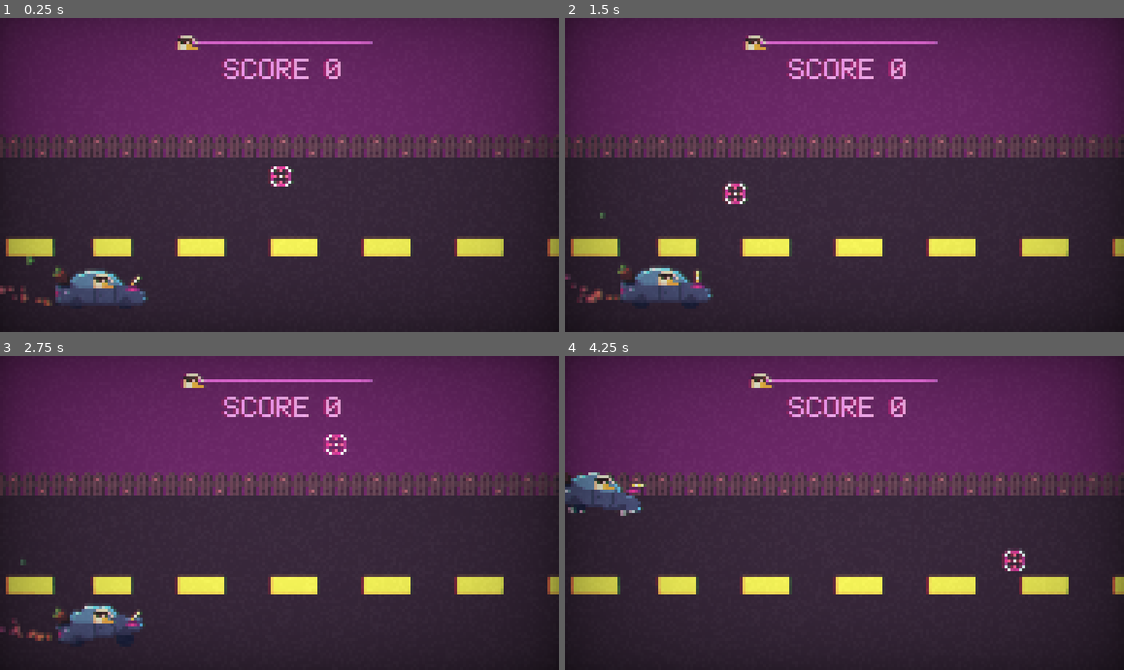
Above: before the commit, frames 1-4 (two rows, left to right).
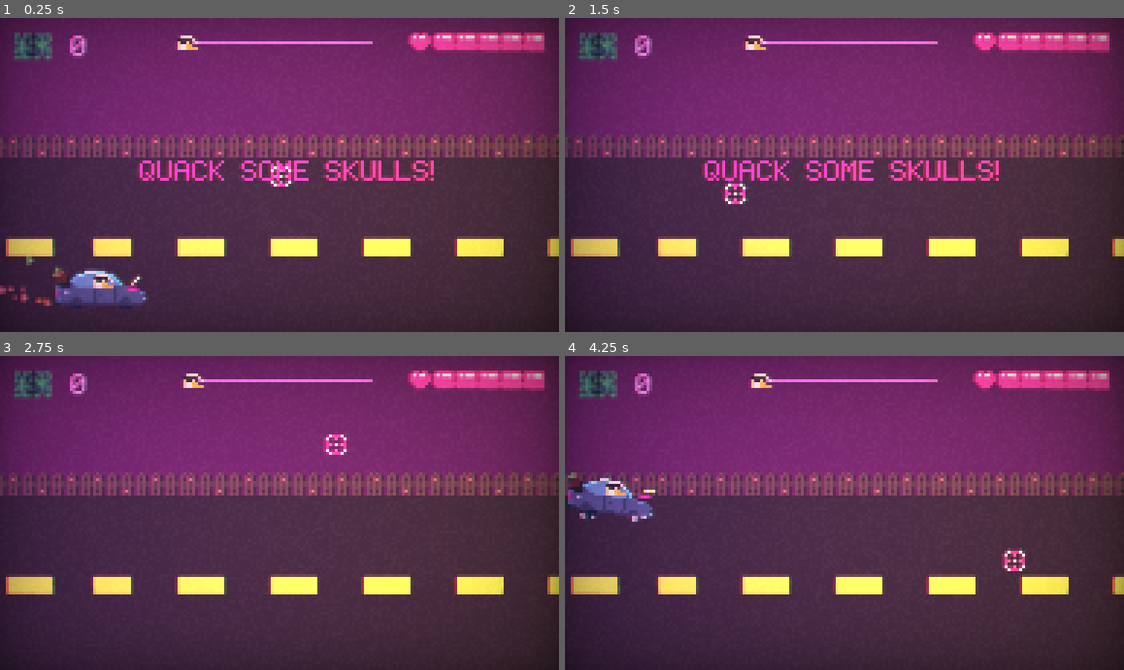
Above: after the commit, the same moments.

Repository: InitialPosition/BauhausJam2025
Game: Godot game, scene res://Scenes/INIT_SCENE.tscn
Two runs of this game, one before a commit and one after it. Both use one fixed random seed, a clock stepped at 60 frames per second and the inputs below.
Inputs (mouse positions are in pixels of both pictures, inside the frame that each line leads up to):
- Up to frame 1 (0.25 s): no input
- Up to frame 2 (1.5 s): move the mouse to (967, 159) at 0.52 s; hold Right (car_right) 0.53-1.28 s; click (967, 159) at 0.67 s; move the mouse to (732, 190) at 1.27 s; hold Down (car_down) from 1.28 s (still down)
- Up to frame 3 (2.75 s): move the mouse to (335, 443) at 2.02 s; release Down (car_down) at 2.03 s; hold Right (car_right) from 2.03 s (still down)
- Up to frame 4 (4.25 s): tap Enter at 2.75 s; move the mouse to (816, 575) at 2.77 s; release Right (car_right) at 2.78 s; hold W (car_up) 2.78-3.53 s; click (816, 575) at 2.92 s; move the mouse to (1012, 560) at 3.52 s; hold Left (car_left) from 3.53 s (still down)

The runs differ from the first frame. In frame 1, 13% of the frame differs, in the area x 0-100%, y 4-92%; in frame 2, 14%, in the area x 0-100%, y 4-93%; in frame 3, 12%; in frame 4, 12%.

Commit message:
Fix several objects being frame rate dependant

Diff:
--- a/Scenes/SceneRoad/EnemyHelicopter.tscn
+++ b/Scenes/SceneRoad/EnemyHelicopter.tscn
@@ -1,8 +1,8 @@
 [gd_scene load_steps=6 format=3 uid="uid://bvcwypo5sh38"]
 
 [ext_resource type="Script" uid="uid://ct52vcooi1eil" path="res://Scripts/SceneRoad/EnemyHeli.gd" id="1_50b5w"]
-[ext_resource type="Texture2D" uid="uid://cwle1jgkrfq7i" path="res://Assets/Sprites/Road/helicopter1.png" id="2_50b5w"]
-[ext_resource type="Texture2D" uid="uid://d1xh6v08ytp1o" path="res://Assets/Sprites/Road/helicopter2.png" id="3_uemwk"]
+[ext_resource type="Texture2D" uid="uid://cwle1jgkrfq7i" path="res://Assets/Sprites/Road/Helicopter/helicopter1.png" id="2_50b5w"]
+[ext_resource type="Texture2D" uid="uid://d1xh6v08ytp1o" path="res://Assets/Sprites/Road/Helicopter/helicopter2.png" id="3_uemwk"]
 
 [sub_resource type="SpriteFrames" id="SpriteFrames_n5x08"]
 animations = [{
--- /dev/null
+++ b/Scenes/SceneRoad/Money.tscn
@@ -0,0 +1,21 @@
+[gd_scene load_steps=4 format=3 uid="uid://cer8sil670c76"]
+
+[ext_resource type="Texture2D" uid="uid://cxddsx42uiw36" path="res://Assets/Sprites/Road/Money.png" id="1_6ohlc"]
+[ext_resource type="Script" uid="uid://u1bop3t0xro6" path="res://Scripts/SceneRoad/Money.gd" id="1_bn0st"]
+
+[sub_resource type="RectangleShape2D" id="RectangleShape2D_bn0st"]
+size = Vector2(10.9973, 9.74109)
+
+[node name="Money" type="Node2D"]
+script = ExtResource("1_bn0st")
+
+[node name="Sprite2D" type="Sprite2D" parent="."]
+texture = ExtResource("1_6ohlc")
+
+[node name="Collider_Money" type="Area2D" parent="."]
+visible = false
+
+[node name="CollisionShape2D" type="CollisionShape2D" parent="Collider_Money"]
+position = Vector2(0.529, 0.492)
+scale = Vector2(1.162, 0.954)
+shape = SubResource("RectangleShape2D_bn0st")
--- a/Scenes/SceneRoad/Road_GUI.tscn
+++ b/Scenes/SceneRoad/Road_GUI.tscn
@@ -1,12 +1,49 @@
-[gd_scene load_steps=5 format=3 uid="uid://60u1vsuvb7ol"]
+[gd_scene load_steps=14 format=3 uid="uid://60u1vsuvb7ol"]
 
 [ext_resource type="Script" uid="uid://dtwos72mqf8bl" path="res://Scripts/SceneRoad/RoadGUI.gd" id="1_56paw"]
 [ext_resource type="FontFile" uid="uid://bb8tqj53jljn3" path="res://Fonts/EnterCommand.ttf" id="1_x3858"]
 [ext_resource type="Texture2D" uid="uid://og1q2dqkwd7o" path="res://Assets/Sprites/Road/Duck/Duck1.png" id="3_ylave"]
+[ext_resource type="Texture2D" uid="uid://dyqwoddg6jtim" path="res://Assets/Sprites/Road/HealthIndicator/HealthIndicator1.png" id="4_otwcc"]
+[ext_resource type="Texture2D" uid="uid://cy6v3pov7ogrn" path="res://Assets/Sprites/Road/HealthIndicator/HealthIndicator2.png" id="5_tgbh2"]
+[ext_resource type="Texture2D" uid="uid://b1252vc2nqf6e" path="res://Assets/Sprites/Road/HealthIndicator/HealthIndicator3.png" id="6_qldmn"]
+[ext_resource type="Texture2D" uid="uid://ko00k5inpi0q" path="res://Assets/Sprites/Road/HealthIndicator/HealthIndicator4.png" id="7_oe5jv"]
+[ext_resource type="Texture2D" uid="uid://435geg0n6nn0" path="res://Assets/Sprites/Road/HealthIndicator/HealthIndicator5.png" id="8_0qlmw"]
+[ext_resource type="Texture2D" uid="uid://dbv7q13usvnea" path="res://Assets/Sprites/Road/HealthIndicator/HealthIndicator6.png" id="9_2yh57"]
+[ext_resource type="Texture2D" uid="uid://cxddsx42uiw36" path="res://Assets/Sprites/Road/Money.png" id="10_tgbh2"]
 
 [sub_resource type="LabelSettings" id="LabelSettings_2uspk"]
 font = ExtResource("1_x3858")
 font_color = Color(0.97826, 0.504554, 0.70037, 1)
+
+[sub_resource type="LabelSettings" id="LabelSettings_ylave"]
+font = ExtResource("1_x3858")
+font_color = Color(0.8, 0.184314, 0.482353, 1)
+
+[sub_resource type="SpriteFrames" id="SpriteFrames_2yxoc"]
+animations = [{
+"frames": [{
+"duration": 1.0,
+"texture": ExtResource("9_2yh57")
+}, {
+"duration": 1.0,
+"texture": ExtResource("8_0qlmw")
+}, {
+"duration": 1.0,
+"texture": ExtResource("7_oe5jv")
+}, {
+"duration": 1.0,
+"texture": ExtResource("6_qldmn")
+}, {
+"duration": 1.0,
+"texture": ExtResource("5_tgbh2")
+}, {
+"duration": 1.0,
+"texture": ExtResource("4_otwcc")
+}],
+"loop": true,
+"name": &"default",
+"speed": 5.0
+}]
 
 [node name="RoadGui" type="Control"]
 layout_mode = 3
@@ -17,25 +54,24 @@
 grow_vertical = 2
 script = ExtResource("1_56paw")
 
-[node name="Label_Stage" type="Label" parent="."]
-visible = false
+[node name="Label_Money" type="Label" parent="."]
 layout_mode = 2
-offset_left = 151.0
+offset_left = 24.0
 offset_top = 2.0
-offset_right = 190.0
+offset_right = 63.0
 offset_bottom = 16.0
-text = "STAGE 1"
+text = "0"
 label_settings = SubResource("LabelSettings_2uspk")
-horizontal_alignment = 2
 vertical_alignment = 1
 
 [node name="Label_Score" type="Label" parent="."]
+visible = false
 layout_mode = 2
-offset_left = 2.0
-offset_top = 10.0
-offset_right = 194.0
-offset_bottom = 24.0
-text = "SCORE 00000"
+offset_left = 59.0
+offset_top = 12.0
+offset_right = 140.0
+offset_bottom = 26.0
+text = "SCORE 0"
 label_settings = SubResource("LabelSettings_2uspk")
 horizontal_alignment = 1
 vertical_alignment = 1
@@ -48,3 +84,23 @@
 [node name="ProgressIndicator_Head" type="Sprite2D" parent="."]
 position = Vector2(64, 9)
 texture = ExtResource("3_ylave")
+
+[node name="Label_StartMessage" type="Label" parent="."]
+layout_mode = 0
+offset_left = 39.0
+offset_top = 7.0
+offset_right = 159.0
+offset_bottom = 97.0
+text = "[SPLASH]"
+label_settings = SubResource("LabelSettings_ylave")
+horizontal_alignment = 1
+vertical_alignment = 1
+autowrap_mode = 2
+
+[node name="HealthDisplay" type="AnimatedSprite2D" parent="."]
+position = Vector2(164, 8)
+sprite_frames = SubResource("SpriteFrames_2yxoc")
+
+[node name="Money" type="Sprite2D" parent="."]
+position = Vector2(10, 9)
+texture = ExtResource("10_tgbh2")
--- a/Scenes/SceneRoad/SceneRoad.tscn
+++ b/Scenes/SceneRoad/SceneRoad.tscn
@@ -8,6 +8,12 @@
 [ext_resource type="Script" uid="uid://ccn2c421alkw8" path="res://Scripts/Crosshair.gd" id="5_gugwa"]
 [ext_resource type="Script" uid="uid://bvai11vfpuauq" path="res://Scripts/CameraController.gd" id="6_gugwa"]
 [ext_resource type="PackedScene" uid="uid://cy7t66mlrxxb6" path="res://Scenes/SceneRoad/EnemySpawner.tscn" id="7_gpabo"]
+
+[sub_resource type="Gradient" id="Gradient_gpabo"]
+colors = PackedColorArray(0.704742, 0.00111856, 0.816453, 1, 1, 0.625568, 0.217406, 1)
+
+[sub_resource type="GradientTexture2D" id="GradientTexture2D_p2loc"]
+gradient = SubResource("Gradient_gpabo")
 
 [sub_resource type="ShaderMaterial" id="ShaderMaterial_fsaec"]
 shader = ExtResource("3_q2v8d")
@@ -39,13 +45,13 @@
 
 [node name="EnemySpawner" parent="." instance=ExtResource("7_gpabo")]
 
+[node name="RoadGui" parent="." instance=ExtResource("1_gpabo")]
+
 [node name="DuckCar" parent="." instance=ExtResource("2_8w0xf")]
 position = Vector2(34, 92)
 
-[node name="RoadGui" parent="." instance=ExtResource("1_gpabo")]
-
 [node name="Crosshair" parent="." instance=ExtResource("4_q2v8d")]
-position = Vector2(-5, 4)
+position = Vector2(95, 33)
 script = ExtResource("5_gugwa")
 
 [node name="Camera2D" type="Camera2D" parent="."]
@@ -53,6 +59,12 @@
 ignore_rotation = false
 rotation_smoothing_enabled = true
 script = ExtResource("6_gugwa")
+
+[node name="PointLight2D" type="PointLight2D" parent="."]
+position = Vector2(95.5, 53)
+scale = Vector2(3.17188, 1.90625)
+energy = 0.2
+texture = SubResource("GradientTexture2D_p2loc")
 
 [node name="ColorRect" type="ColorRect" parent="."]
 material = SubResource("ShaderMaterial_fsaec")
--- a/Scripts/CameraController.gd
+++ b/Scripts/CameraController.gd
@@ -2,7 +2,7 @@
 
 
 var current_shake_strength: float = 0.0
-var shake_decay: float = 0.01
+var shake_decay: float = 0.7
 
 const MAX_SHAKE: float = 20.0
 
@@ -12,16 +12,18 @@
 	SignalEmitter.player_hit.connect(shake_screen_hard)
 
 func shake_screen(strength: float = 0.05):
-	current_shake_strength = strength
+	if current_shake_strength < strength:
+		current_shake_strength = strength
 
 func shake_screen_hard(strength: float = 0.5):
-	current_shake_strength = strength
+	if current_shake_strength < strength:
+		current_shake_strength = strength
 
-func _process(_delta: float) -> void:
+func _process(delta: float) -> void:
 	# apply and decay shake
 	if current_shake_strength > 0:
 		global_position = start_pos + Vector2(randf_range(-MAX_SHAKE, MAX_SHAKE) * current_shake_strength, randf_range(-MAX_SHAKE, MAX_SHAKE) * current_shake_strength)
-		current_shake_strength -= shake_decay
+		current_shake_strength -= shake_decay * delta
 
 	if current_shake_strength < 0:
 		current_shake_strength = 0
--- a/Scripts/GameManager.gd
+++ b/Scripts/GameManager.gd
@@ -3,24 +3,26 @@
 
 # ingame values
 var current_score: int = 0
-var current_stage: int = 8
+var current_stage: int = 3
 
 var saved_player_position: Vector2 = Vector2.ZERO
+var current_hp: int = 5
+var current_money: int = 0
 
 var bullet_firing_speed: float = 0.2
 var bullet_spread: Vector2 = Vector2(0.2, 0.2)
 
 const MAX_CARS_PER_STAGE: Dictionary[int, int] = {
-    1: 3,
-    2: 4,
-    3: 4,
-    4: 5
+	1: 3,
+	2: 4,
+	3: 4,
+	4: 5
 }
 const MAX_HELIS_PER_STAGE: Dictionary[int, int] = {
-    1: 0,
-    2: 1,
-    3: 1,
-    4: 2
+	1: 0,
+	2: 1,
+	3: 1,
+	4: 2
 }
 
 # score values
@@ -28,15 +30,21 @@
 const SCORE_ENEMY_HELI: int = 10000
 
 func _ready() -> void:
-    SignalEmitter.enemy_defeated.connect(_on_enemy_defeated)
-    SignalEmitter.player_moved.connect(_on_player_move)
+	SignalEmitter.enemy_defeated.connect(_on_enemy_defeated)
+	SignalEmitter.player_moved.connect(_on_player_move)
+	SignalEmitter.player_hit.connect(_on_player_hit)
 
 func reset_game_manager():
-    current_score = 0
-    current_stage = 1
+	current_score = 0
+	current_stage = 1
 
 func _on_enemy_defeated(score: int):
-    current_score += score
+	current_score += score
 
 func _on_player_move(new_pos: Vector2):
-    saved_player_position = new_pos
+	saved_player_position = new_pos
+
+func _on_player_hit():
+	current_hp -= 1
+	if current_hp == 0:
+		Engine.time_scale = 0.1
--- a/Scripts/SceneRoad/Bullet.gd
+++ b/Scripts/SceneRoad/Bullet.gd
@@ -25,7 +25,7 @@
 
 func _on_area_enter(other):
 	# ignore player bullets for the player
-	if other.name == shot_parent or other.name == 'Collider_Bullet_Enemy':
+	if other.name == shot_parent or other.name == 'Collider_Bullet_Enemy' or other.name == 'Collider_Money' or other.name == 'Collider_Bullet':
 		return
 
 	queue_free()
--- a/Scripts/SceneRoad/BulletEnemy.gd
+++ b/Scripts/SceneRoad/BulletEnemy.gd
@@ -28,7 +28,7 @@
 func _on_area_enter(other):
 	print(other.name)
 	# enemy bullets ignore other enemies
-	if other.name == 'Collider_EnemyCar' or other.name == 'Collider_EnemyHeli' or other.name == 'Collider_Bullet':
+	if other.name == 'Collider_EnemyCar' or other.name == 'Collider_EnemyHeli' or other.name == 'Collider_Bullet' or other.name == 'Collider_Money':
 		return
 
 	SignalEmitter.player_hit.emit()
--- a/Scripts/SceneRoad/DuckCar.gd
+++ b/Scripts/SceneRoad/DuckCar.gd
@@ -15,12 +15,12 @@
 # (we could do this using sprite.position.y, but this is a game jam)
 const ANIM_OFFSET: int = 1
 
-const CAR_MAX_SPEED: float = 2.0
-const CAR_ACCEL: float = 0.3
-const CAR_ACCEL_TURNING: float = 1.5
-const CAR_ACCEL_BREAKING: float = 0.3
+const CAR_MAX_SPEED: float = 125.0
+const CAR_ACCEL: float = 18.75
+const CAR_ACCEL_TURNING: float = 93.75
+const CAR_ACCEL_BREAKING: float = 18.75
 
-var CAR_X_BOUNDARIES: Vector2 = Vector2(15, DisplayServer.window_get_size().x / ConfigValues.screen_scale - 15)
+var CAR_X_BOUNDARIES: Vector2 = Vector2(16, DisplayServer.window_get_size().x / ConfigValues.screen_scale - 15)
 var CAR_Y_BOUNDARIES: Vector2 = Vector2(48, DisplayServer.window_get_size().y / ConfigValues.screen_scale - 8)
 
 # holds the calculated movement for the current frame
@@ -84,29 +84,29 @@
 
 		var current_h_speed: float = horizontal_movement * delta
 		current_speed_change = CAR_ACCEL
-		current_target_speed = CAR_MAX_SPEED * sign(horizontal_movement)
+		current_target_speed = CAR_MAX_SPEED * sign(horizontal_movement) * delta
 
 		if current_h_speed > 0 and current_movement.x < 0 or current_h_speed < 0 and current_movement.x > 0:
 			current_speed_change = CAR_ACCEL_TURNING
 			current_target_speed = 0
 
-		current_movement.x = move_toward(current_movement.x, current_target_speed, current_speed_change)
+		current_movement.x = move_toward(current_movement.x, current_target_speed, current_speed_change * delta)
 	else:
 		animation_car.play('default')
-		current_movement.x = move_toward(current_movement.x, 0, CAR_ACCEL_BREAKING)
+		current_movement.x = move_toward(current_movement.x, 0, CAR_ACCEL_BREAKING * delta)
 
 	if vertical_movement:
 		var current_v_speed: float = vertical_movement * delta
 		current_speed_change = CAR_ACCEL
-		current_target_speed = CAR_MAX_SPEED * sign(vertical_movement)
+		current_target_speed = CAR_MAX_SPEED * sign(vertical_movement) * delta
 
 		if current_v_speed > 0 and current_movement.y < 0 or current_v_speed < 0 and current_movement.y > 0:
 			current_speed_change = CAR_ACCEL_TURNING
 			current_target_speed = 0
 
-		current_movement.y = move_toward(current_movement.y, current_target_speed, current_speed_change)
+		current_movement.y = move_toward(current_movement.y, current_target_speed, current_speed_change * delta)
 	else:
-		current_movement.y = move_toward(current_movement.y, 0, CAR_ACCEL_BREAKING)
+		current_movement.y = move_toward(current_movement.y, 0, CAR_ACCEL_BREAKING * delta)
 
 	# clamp max speed
 	if current_movement.x > CAR_MAX_SPEED:
@@ -116,18 +116,22 @@
 
 	# stop at boundaries
 	if current_movement.x < 0:
-		if global_position.x - current_movement.x < CAR_X_BOUNDARIES.x:
+		if global_position.x + current_movement.x < CAR_X_BOUNDARIES.x:
 			current_movement.x = 0
+			global_position.x = CAR_X_BOUNDARIES.x
 	elif current_movement.x > 0:
 		if global_position.x + current_movement.x > CAR_X_BOUNDARIES.y:
 			current_movement.x = 0
+			global_position.x = CAR_X_BOUNDARIES.y
 
 	if current_movement.y < 0:
-		if global_position.y - current_movement.y < CAR_Y_BOUNDARIES.x:
+		if global_position.y + current_movement.y < CAR_Y_BOUNDARIES.x:
 			current_movement.y = 0
+			global_position.y = CAR_Y_BOUNDARIES.x
 	elif current_movement.y > 0:
 		if global_position.y + current_movement.y > CAR_Y_BOUNDARIES.y:
 			current_movement.y = 0
+			global_position.y = CAR_Y_BOUNDARIES.y
 
 	SignalEmitter.player_moved.emit(global_position)
 
--- a/Scripts/SceneRoad/EnemyCar.gd
+++ b/Scripts/SceneRoad/EnemyCar.gd
@@ -16,7 +16,7 @@
 var new_position_timer: Timer
 var new_position_duration: float
 
-const CAR_SPEED: float = 20.0
+const CAR_SPEED: float = 75.0
 
 var CAR_X_BOUNDARIES: Vector2 = Vector2(15, DisplayServer.window_get_size().x / ConfigValues.screen_scale - 15)
 var CAR_Y_BOUNDARIES: Vector2 = Vector2(48, DisplayServer.window_get_size().y / ConfigValues.screen_scale - 25)
@@ -90,8 +90,11 @@
 	new_bullet.shot_parent = 'Collider_EnemyCar'
 
 	# calculate path to player and shoot
-	var shoot_direction = GameManager.saved_player_position - new_bullet.global_position
-	new_bullet.movement_vector = shoot_direction.normalized()
+	var shoot_direction: Vector2 = GameManager.saved_player_position - new_bullet.global_position
+	var shot_randomness: float = 0.5
+	shoot_direction += Vector2(randf_range(-shot_randomness, shot_randomness), randf_range(-shot_randomness, shot_randomness))
+	shoot_direction = shoot_direction.normalized()
+	new_bullet.movement_vector = shoot_direction
 
 	shoot_cooldown = randf_range(5.0, 12.0)
 	shoot_timer.start(shoot_cooldown)
@@ -107,8 +110,8 @@
 
 func _process(delta: float) -> void:
 	if global_position != target_position:
-		global_position.x = move_toward(global_position.x, target_position.x, max(1, delta * CAR_SPEED))
-		global_position.y = move_toward(global_position.y, target_position.y, max(1, delta * CAR_SPEED))
+		global_position.x = move_toward(global_position.x, target_position.x, delta * CAR_SPEED)
+		global_position.y = move_toward(global_position.y, target_position.y, delta * CAR_SPEED)
 
 func _on_area_enter(other: Area2D):
 	match other.name:
--- a/Scripts/SceneRoad/EnemyHeli.gd
+++ b/Scripts/SceneRoad/EnemyHeli.gd
@@ -15,7 +15,7 @@
 var new_position_timer: Timer
 var new_position_duration: float
 
-const CAR_SPEED: float = 20.0
+const CAR_SPEED: float = 75.0
 
 var CAR_X_BOUNDARIES: Vector2 = Vector2(15, DisplayServer.window_get_size().x / ConfigValues.screen_scale - 15)
 var CAR_Y_BOUNDARIES: Vector2 = Vector2(8, (DisplayServer.window_get_size().y / ConfigValues.screen_scale) / 2 - 16)
@@ -93,8 +93,8 @@
 
 func _process(delta: float) -> void:
 	if global_position != target_position:
-		global_position.x = move_toward(global_position.x, target_position.x, max(1, delta * CAR_SPEED))
-		global_position.y = move_toward(global_position.y, target_position.y, max(1, delta * CAR_SPEED))
+		global_position.x = move_toward(global_position.x, target_position.x, delta * CAR_SPEED)
+		global_position.y = move_toward(global_position.y, target_position.y, delta * CAR_SPEED)
 
 func _on_area_enter(other: Area2D):
 	match other.name:
--- a/Scripts/SceneRoad/EnemySpawner.gd
+++ b/Scripts/SceneRoad/EnemySpawner.gd
@@ -19,6 +19,10 @@
 var MAX_HELIS: int = GameManager.MAX_HELIS_PER_STAGE[GameManager.current_stage] if GameManager.current_stage <= 4 else GameManager.current_stage - 2
 var current_helis: int = 0
 
+var Money: Resource = preload('res://Scenes/SceneRoad/Money.tscn')
+var money_timer: Timer
+var money_speed: float = 10.0
+
 func _ready() -> void:
 	timer_spawn_car = Timer.new()
 	add_child(timer_spawn_car)
@@ -31,6 +35,12 @@
 
 	timer_spawn_heli.timeout.connect(_spawn_enemy_heli)
 	timer_spawn_heli.start(15.0)
+
+	money_timer = Timer.new()
+	add_child(money_timer)
+
+	money_timer.timeout.connect(_on_money_timer_done)
+	money_timer.start(money_speed)
 
 	SignalEmitter.enemy_defeated.connect(_on_enemy_defeated)
 
@@ -68,6 +78,12 @@
 
 	current_helis += 1
 
+func _on_money_timer_done():
+	var new_money = Money.instantiate()
+	add_child(new_money)
+
+	new_money.global_position = Vector2(212, randf_range(55.0, 103.0))
+
 func _on_enemy_defeated(other):
 	match other:
 		GameManager.SCORE_ENEMY_CAR:
--- /dev/null
+++ b/Scripts/SceneRoad/Money.gd
@@ -0,0 +1,21 @@
+extends Node2D
+
+const MONEY_SPEED: float = 64.0
+var collider: Area2D
+
+func _ready() -> void:
+    collider = $Collider_Money
+    collider.area_entered.connect(_on_area_entered)
+
+func _process(delta: float) -> void:
+    global_position.x -= MONEY_SPEED * delta
+
+    if global_position.x < -50:
+        queue_free()
+
+func _on_area_entered(other: Area2D):
+    print(other.name)
+    match other.name:
+        'Collider_DuckCar':
+            SignalEmitter.money_collected.emit()
+            queue_free()
--- a/Scripts/SceneRoad/RoadGUI.gd
+++ b/Scripts/SceneRoad/RoadGUI.gd
@@ -2,39 +2,81 @@
 
 
 var label_score: Label
-var label_stage: Label
+var label_money: Label
 var progress_indicator_head: Sprite2D
 var progress_indicator_line: Line2D
+var hp_display: AnimatedSprite2D
 
 var progress_start: float
 
 var current_stage_progress: float = 0.0
-var stage_progress_speed: float = 0.02
+var stage_progress_speed: float = 1.0
 var progress_length: float
+
+var splash_timer: Timer
+
+const SPLASH_MESSAGES: Array = [
+	'DUCK EM UP!',
+	'IT\'S TIME FOR PAYQUACK!',
+	'EVERYONE DUCK FOR COVER!',
+	'🦆',
+	'DUCK AROUND AND FIND OUT!',
+	'ADDICTIVE LIKE QUACK!',
+	'BREAD OR ALIVE!',
+	'QUACK SOME SKULLS!'
+]
 
 func _ready() -> void:
 	label_score = $Label_Score
-	label_stage = $Label_Stage
+	label_money = $Label_Money
 	progress_indicator_head = $ProgressIndicator_Head
 	progress_indicator_line = $ProgressIndicator_Line
+	hp_display = $HealthDisplay
+
+	hp_display.frame = 5
 
 	progress_start = progress_indicator_head.global_position.x
 
 	label_score.text = 'SCORE ' + str(GameManager.current_score)
-	label_stage.text = 'STAGE ' + str(GameManager.current_stage)
+	label_money.text = str(GameManager.current_money)
+
+	SignalEmitter.money_collected.connect(_on_money_collected)
 
 	progress_length = progress_indicator_line.points[0].x - progress_indicator_line.points[1].x
 
+	$Label_StartMessage.text = SPLASH_MESSAGES.pick_random()
+	splash_timer = Timer.new()
+	add_child(splash_timer)
+	splash_timer.one_shot = true
+	splash_timer.timeout.connect(_hide_splash)
+	splash_timer.start(2.0)
+
 	SignalEmitter.enemy_defeated.connect(_on_enemy_defeated)
+	SignalEmitter.player_hit.connect(_on_player_hit)
+
+func _hide_splash():
+	$Label_StartMessage.visible = false
 
 func _process(delta: float) -> void:
-	current_stage_progress += stage_progress_speed
+	current_stage_progress += stage_progress_speed * delta
 	if current_stage_progress > 100:
-		# TODO exit driving stage here
+		SignalEmitter.road_game_complete.emit()
+
 		current_stage_progress = 100
 		pass
 
 	progress_indicator_head.global_position.x = (progress_length / 100 * current_stage_progress) + progress_start
 
-func _on_enemy_defeated(new_score: int):
+func _on_enemy_defeated(_new_score: int):
 	label_score.text = 'SCORE ' + str(GameManager.current_score)
+
+func _on_player_hit():
+	hp_display.frame = GameManager.current_hp
+
+	if GameManager.current_hp == 0:
+		$Label_StartMessage.text = "GAME OVER"
+		$Label_StartMessage.visible = true
+
+func _on_money_collected():
+	GameManager.current_money += 1
+	label_money.text = str(GameManager.current_money)
--- a/Scripts/SignalEmitter.gd
+++ b/Scripts/SignalEmitter.gd
@@ -12,3 +12,7 @@
 
 signal player_moved(new_pos: Vector2)
 signal player_hit
+
+signal road_game_complete
+
+signal money_collected
Binary file added: Assets/Sprites/Road/HealthIndicator.aseprite
Binary file added: Assets/Sprites/Road/HealthIndicator/HealthIndicator1.png
Not shown, changed: Assets/Sprites/Road/HealthIndicator/HealthIndicator1.png.import
Binary file added: Assets/Sprites/Road/HealthIndicator/HealthIndicator2.png
Not shown, added: Assets/Sprites/Road/HealthIndicator/HealthIndicator2.png.import
Binary file added: Assets/Sprites/Road/HealthIndicator/HealthIndicator3.png
Not shown, added: Assets/Sprites/Road/HealthIndicator/HealthIndicator3.png.import
Binary file added: Assets/Sprites/Road/HealthIndicator/HealthIndicator4.png
Not shown, added: Assets/Sprites/Road/HealthIndicator/HealthIndicator4.png.import
Binary file added: Assets/Sprites/Road/HealthIndicator/HealthIndicator5.png
Not shown, changed: Assets/Sprites/Road/HealthIndicator/HealthIndicator5.png.import
Binary file added: Assets/Sprites/Road/HealthIndicator/HealthIndicator6.png
(and 11 more such lines)
